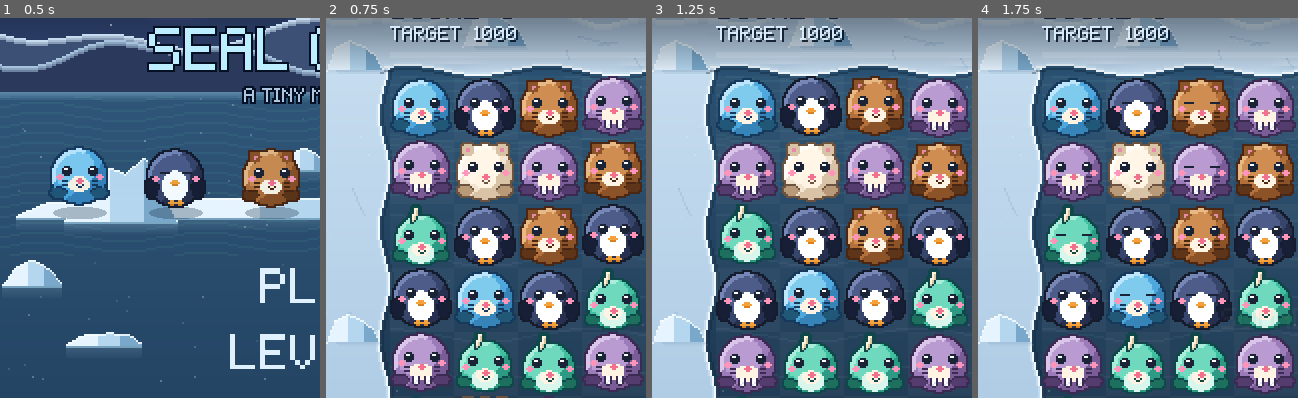
Above: before the commit, frames 1-4 (left to right).
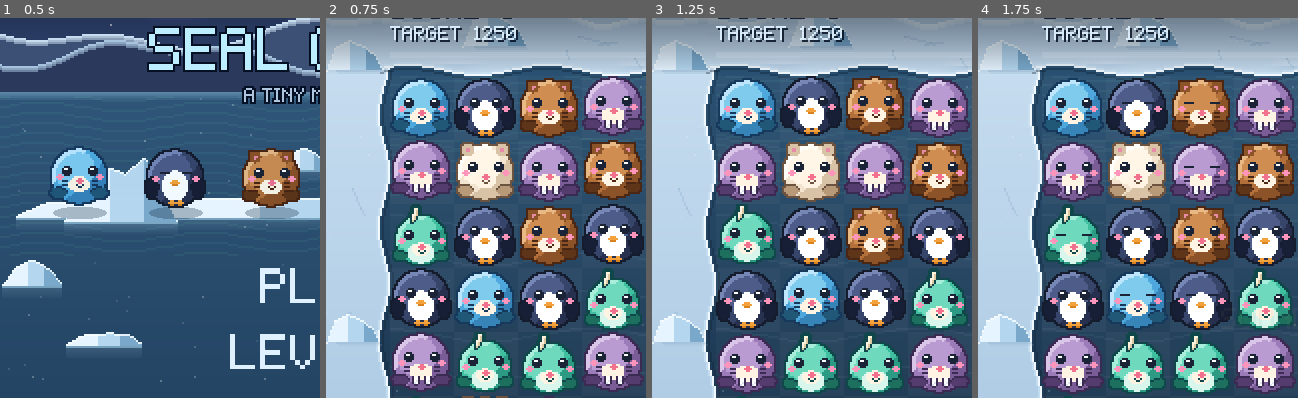
Above: after the commit, the same moments.

Repository: Kobishu-arch/seal-crush
Game: Godot game, scene res://main.tscn
The game is run twice, just before and just after one commit, with the same random seed, the same clock (stepped at 60 frames per second) and the same inputs. Sound files missing from this copy of the repository are replaced by a short silence.
Inputs (mouse positions are % of the whole screen's width and height, from its top left):
- Up to frame 1 (0.5 s): no input
- Up to frame 2 (0.75 s): click "PLAY" at 0.5 s
- Up to frame 3 (1.25 s): no input
- Up to frame 4 (1.75 s): tap Enter at 1.25 s; move the mouse to (72, 45) at 1.27 s; tap M at 1.35 s; click (72, 45) at 1.42 s; tap Space at 1.52 s
The pictures show only the part of the screen within x 0-50%, y 13-63%; the shares and areas given below are measured in that part.

Frame 1 is identical in both runs. In frame 2, 0.1% of the frame differs, in the area x 48-57%, y 2-7%; in frame 3, 0.1%; in frame 4, 0.1%.

Commit message:
Calibrate the level curve against a sweep of the generated levels
The sweep now samples every fourth level and reports how often random play
clears the goal, which is the figure that matters: near zero is unreachable,
near one is trivial.

It caught two things.

Level 1 cleared 20 times out of 20. Its 1000-point target was set when reaching
one ENDED the level -- it took three human attempts under those rules. Score
levels now play the full budget, so 22 moves reach 1000 almost regardless.
Raising the pass mark is part of that rule change, not a separate decision:
the pinned score targets are 1250 and 1500.

The median model was wrong at high budgets. Measured against the generated
levels, median score fits 105 * moves - 525; the earlier 75 * moves - 120 came
from a different rule set and undershot by ~250 points at 22 moves. After
refitting, score-level clear rates fell from 40-80% into 30-40%, confirmed by
re-running the identical sample.

Left alone: collect levels clear at 40-65% against score's 30-40%, consistently
across samples. The counts are probably soft, but the right correction depends
on how much a human beats random at collect specifically, which wants
playtesting rather than more proxy runs.

Co-Authored-By: Claude Opus 5 <noreply@anthropic.com>

Diff:
--- a/scripts/board.gd
+++ b/scripts/board.gd
@@ -1624,12 +1624,12 @@
 	# budget tapers gently through a chapter, each chapter starting tighter
 	var moves: int = maxi(22 - step / 2 - chapter, 15)
 
-	# Magnitudes are derived from the move budget, not from n. The balance
-	# sweep fitted median score to roughly 75 * moves - 120, and a target at
-	# ~0.85x the median played as "challenging but fair", so pressure climbs
-	# from just under that and crosses it later on. Deriving from n alone gave
-	# a 4540 target on a 14-move level, which is unreachable.
-	var est_median: int = maxi(75 * moves - 120, 400)
+	# Magnitudes derive from the move budget, not from n. A sweep over the
+	# generated levels themselves refitted the median to 105 * moves - 525;
+	# the earlier 75 * moves - 120 was taken from a different rule set and
+	# undershot badly at high budgets. Deriving from n alone had given a 4540
+	# target on a 14-move level, which is simply unreachable.
+	var est_median: int = maxi(105 * moves - 525, 400)
 	# The hand-tuned levels sit near 0.95-1.0 of the estimated median, so the
 	# generated curve continues from there rather than restarting below them.
 	var pressure: float = 0.95 + 0.010 * idx
@@ -1690,12 +1690,15 @@
 	# The first six were balanced by hand and have been played, so they are
 	# pinned rather than regenerated - and they double as the worked example of
 	# how an override is written.
-	_override(1, {"species": 6, "moves": 22, "star_base": 1000,
-			"goal": {"kind": GOAL_SCORE, "score": 1000}})
+	# These targets were set when reaching one ENDED the level. Score levels
+	# now play the full budget, so 1000 in 22 moves is cleared by random play
+	# 20 times out of 20 - they are raised to stay meaningful.
+	_override(1, {"species": 6, "moves": 22, "star_base": 1250,
+			"goal": {"kind": GOAL_SCORE, "score": 1250}})
 	_override(2, {"species": 6, "moves": 22, "star_base": 1200,
 			"goal": {"kind": GOAL_COLLECT, "species": 0, "count": 16}})
-	_override(3, {"species": 6, "moves": 20, "star_base": 1350,
-			"goal": {"kind": GOAL_SCORE, "score": 1350}})
+	_override(3, {"species": 6, "moves": 20, "star_base": 1500,
+			"goal": {"kind": GOAL_SCORE, "score": 1500}})
 	_override(4, {"species": 6, "moves": 20, "star_base": 1500,
 			"goal": {"kind": GOAL_JELLY, "layout": JELLY_CENTER}})
 	_override(5, {"species": 6, "moves": 18, "star_base": 1650,
@@ -2101,38 +2104,47 @@
 
 
 func _balance() -> void:
-	# Play random legal moves with animation skipped, to see what each level's
-	# move budget actually yields. The target is then set from the mean.
+	"""Samples the generated curve: plays random legal moves with animation
+	skipped and reports, per level, the median score, the median goal progress
+	and - the figure that actually matters - how often random play clears it.
+
+	Random play is a weak proxy for a human, much weaker on jelly than on
+	score, so a clear rate near zero means the level is unreachable and a rate
+	near one means it is trivial. Somewhere in between is the target."""
 	await _start_level(0)
 	fast = true
 	no_finish = true
-	for i in level_table.size():
+	var trials := 20
+	var stride: int = maxi(level_table.size() / 8, 1)
+	print("  n  kind     mv  goal     score med  goal med  cleared")
+	for i in range(0, level_table.size(), stride):
 		var cfg: Dictionary = level_table[i]
-		var runs: Array = []
+		var budget: int = int(cfg["moves"])
+		var scores: Array = []
 		var goals: Array = []
-		for trial in 30:
+		var cleared := 0
+		for trial in trials:
 			_load_level(i)
 			await _settle()
-			for m in cfg["moves"]:
+			for m in budget:
 				var opts := _all_moves()
 				if opts.is_empty():
 					break
 				var mv: Array = opts[randi() % opts.size()]
 				await _try_swap(mv[0], mv[1])
-			runs.append(score)
-			goals.append(collected if int(goal["kind"]) == GOAL_COLLECT else _goal_done())
-			await get_tree().process_frame     # let freed nodes go
-		var total := 0
-		for v in runs:
-			total += v
-		var mean: int = total / runs.size()
-		runs.sort()
-		var median: int = runs[runs.size() / 2]
+			scores.append(score)
+			goals.append(collected if int(goal["kind"]) == GOAL_COLLECT
+					else _goal_done())
+			if _goal_met():
+				cleared += 1
+			await get_tree().process_frame
+		scores.sort()
 		goals.sort()
-		var gmed: int = goals[goals.size() / 2]
-		print("[balance] L%d moves=%2d  score med=%5d (min %4d max %5d)   goal med=%3d (min %3d max %3d) of %d"
-			% [i + 1, cfg["moves"], median, runs[0], runs[runs.size() - 1],
-			gmed, goals[0], goals[goals.size() - 1], _goal_total()])
+		var kinds := {GOAL_SCORE: "score", GOAL_COLLECT: "collect", GOAL_JELLY: "jelly"}
+		print("%3d  %-8s %2d  %-7s  %6d     %4d      %2d/%d"
+				% [i + 1, kinds[int(level_table[i]["goal"]["kind"])], budget,
+				_level_summary(i), scores[scores.size() / 2],
+				goals[goals.size() / 2], cleared, trials])
 	fast = false
 	no_finish = false
 	music.stop()
Not shown, changed: README.md
